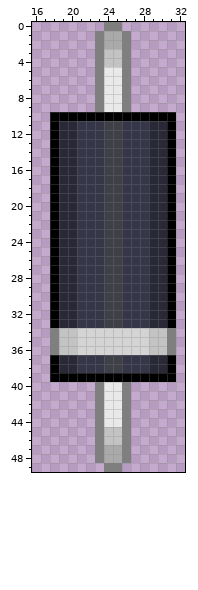
Pixel-art sprite: UCBeditor/element/solid/D/DO-41.png. Above: the version before the commit.
The file is 50x50 pixels. Colours within 5 levels of each other are drawn and written as one. Shown: x 16..32, y 0..49.
After:
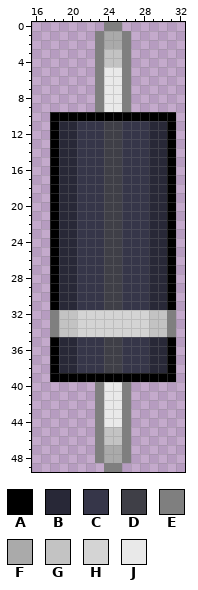
Palette (. is transparent): A #000000  B #282837  C #363649  D #3f3f47  E #7f7f7f  F #aaaaaa  G #c3c3c3  H #d4d4d4  J #e9e9e9
Edits made:
@@ x 16..32 @@
 31 ..ABBCCCDDCCCBBA.
-32 ..ABBCCCDDCCCBBA.
-33 ..ABBCCCDDCCCBBA.
+32 ..EGGHHHHHHHHGGE.
+33 ..EGGHHHHHHHHGGE.
 34 ..EGGHHHHHHHHGGE.
-35 ..EGGHHHHHHHHGGE.
-36 ..EGGHHHHHHHHGGE.
+35 ..ABBCCCDDCCCBBA.
+36 ..ABBCCCDDCCCBBA.
 37 ..ABBCCCDDCCCBBA.
Boxes around the changes in both pictures, in picture pixels (x1, y1, x2, y2):
changed: (50, 310, 176, 355)
